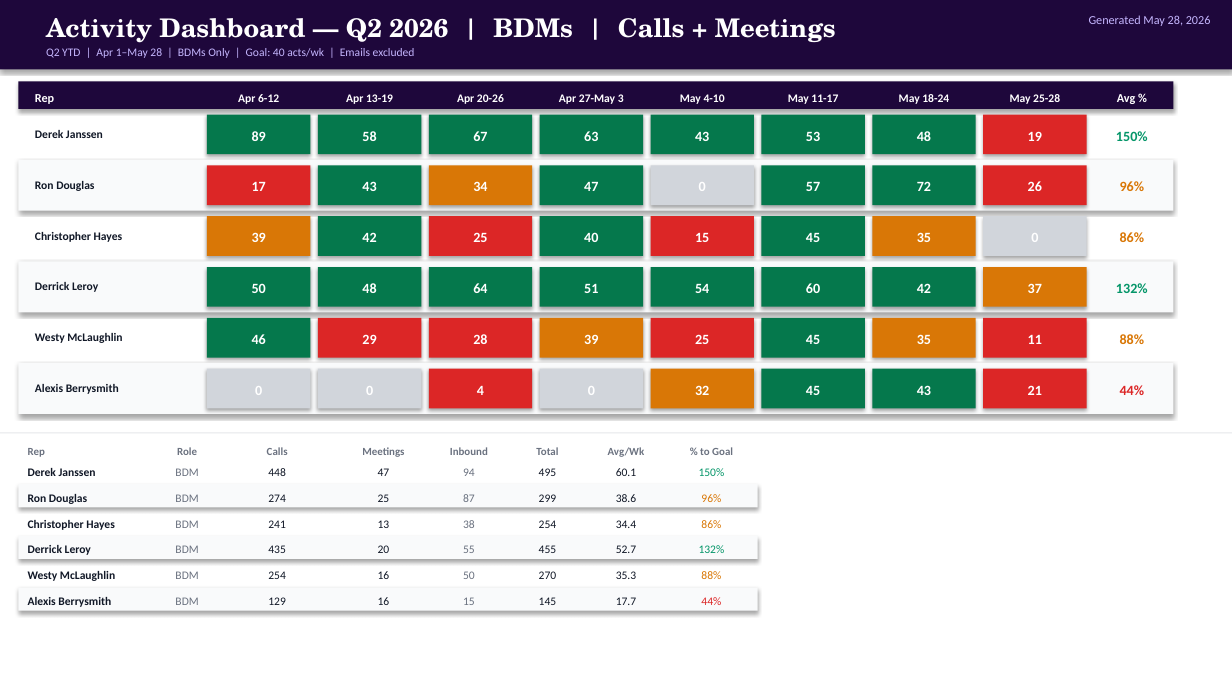
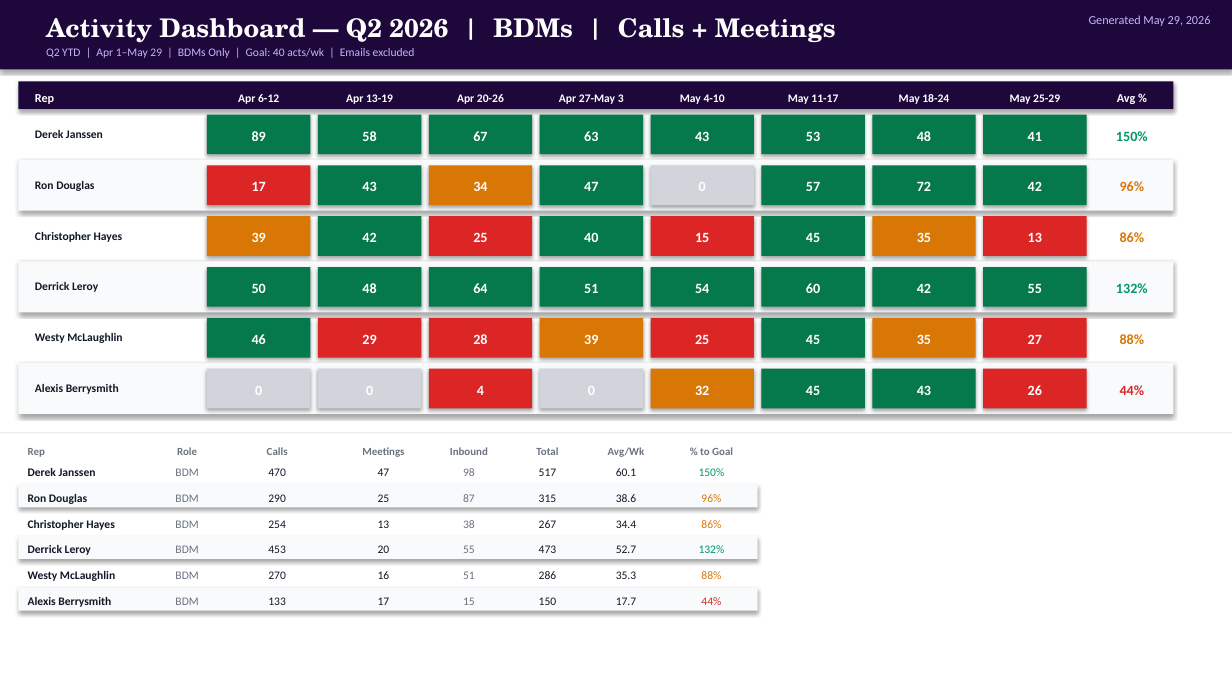
Before and after one commit to georgesoteropoulos-lgtm/cw-sales-playbook, a slide deck: slide 4 of generated/Sales Dashboards/BD Rep Scoreboard.pptx. Drawn at 1232x693 pixels with LibreOffice and Linux fonts; fonts in the diff are those of the drawing. Boxes give left, top, right and bottom in pixels: in the first picture for what was removed or moved away, otherwise in the second. Text is boxed around its words. In the diff, an @@ line names an element or a change of style, - is before the commit and + after.

```diff
--- a/generated/Sales Dashboards/BD Rep Scoreboard.pptx
+++ b/generated/Sales Dashboards/BD Rep Scoreboard.pptx
@@ text at [1089,15,1211,26]: text changed @@
-Generated May 28, 2026
+Generated May 29, 2026
@@ rectangle at [983,115,1087,154]: fill #DC2626 to #05784C @@
@@ text at [1028,132,1042,141]: text changed @@
-19
+41
@@ rectangle at [983,165,1087,205]: fill #DC2626 to #05784C @@
@@ text at [1028,181,1042,191]: text changed @@
-26
+42
@@ rectangle at [983,216,1087,256]: fill #D1D5DB to #DC2626 @@
@@ text at [1028,232,1042,242]: text changed @@
-0
+13
@@ rectangle at [983,267,1087,307]: fill #D97706 to #05784C @@
@@ text at [1028,284,1042,293]: text changed @@
-37
+55
@@ text at [1028,334,1042,344]: text changed @@
-11
+27
@@ text at [1028,385,1042,395]: text changed @@
-21
+26
@@ text at [268,468,286,476]: text changed @@
-448
+470
@@ text at [463,468,475,476]: text changed @@
-94
+98
@@ text at [539,468,557,476]: text changed @@
-495
+517
@@ text at [268,494,286,502]: text changed @@
-274
+290
@@ text at [539,494,557,502]: text changed @@
-299
+315
@@ text "254": place and size @@
-text "254" at [268,571,286,579]
+text "254" at [268,520,286,528]
@@ text removed at [268,520,286,528] @@
-241
@@ text at [539,520,557,528]: text changed @@
-254
+267
@@ text at [268,545,286,553]: text changed @@
-435
+453
@@ text at [539,545,557,553]: text changed @@
-455
+473
@@ text at [268,597,286,605]: text changed @@
-129
+133
@@ text added at [268,571,286,579], 9 pt, text #111827 @@
+270
@@ text at [378,597,390,605]: text changed @@
-16
+17
@@ text at [463,571,475,579]: text changed @@
-50
+51
@@ text at [539,571,557,579]: text changed @@
-270
+286
@@ text at [539,597,557,605]: text changed @@
-145
+150
```
Also in this commit, not shown: 10 other slides changed, 13 other files.
